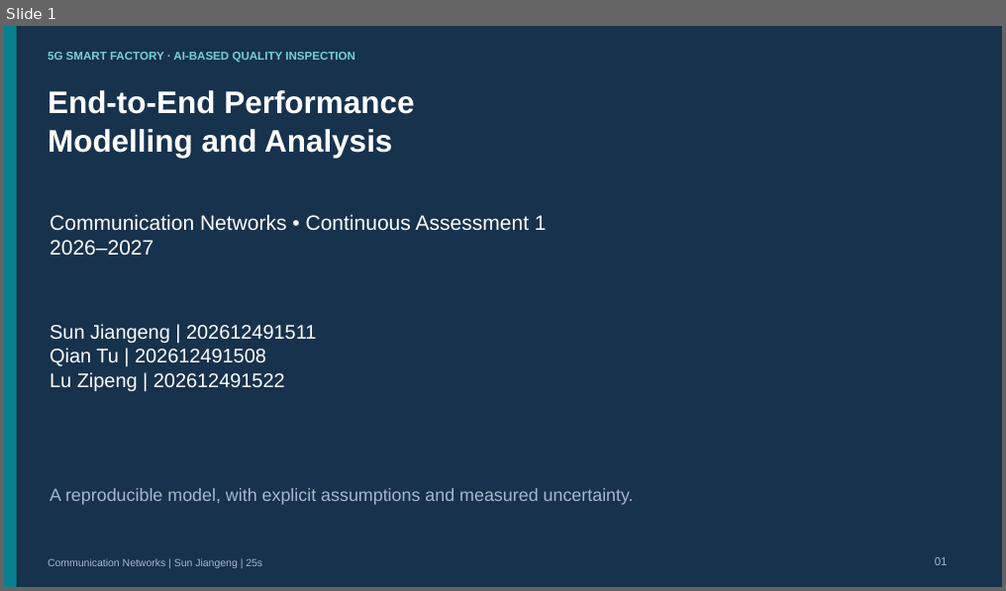
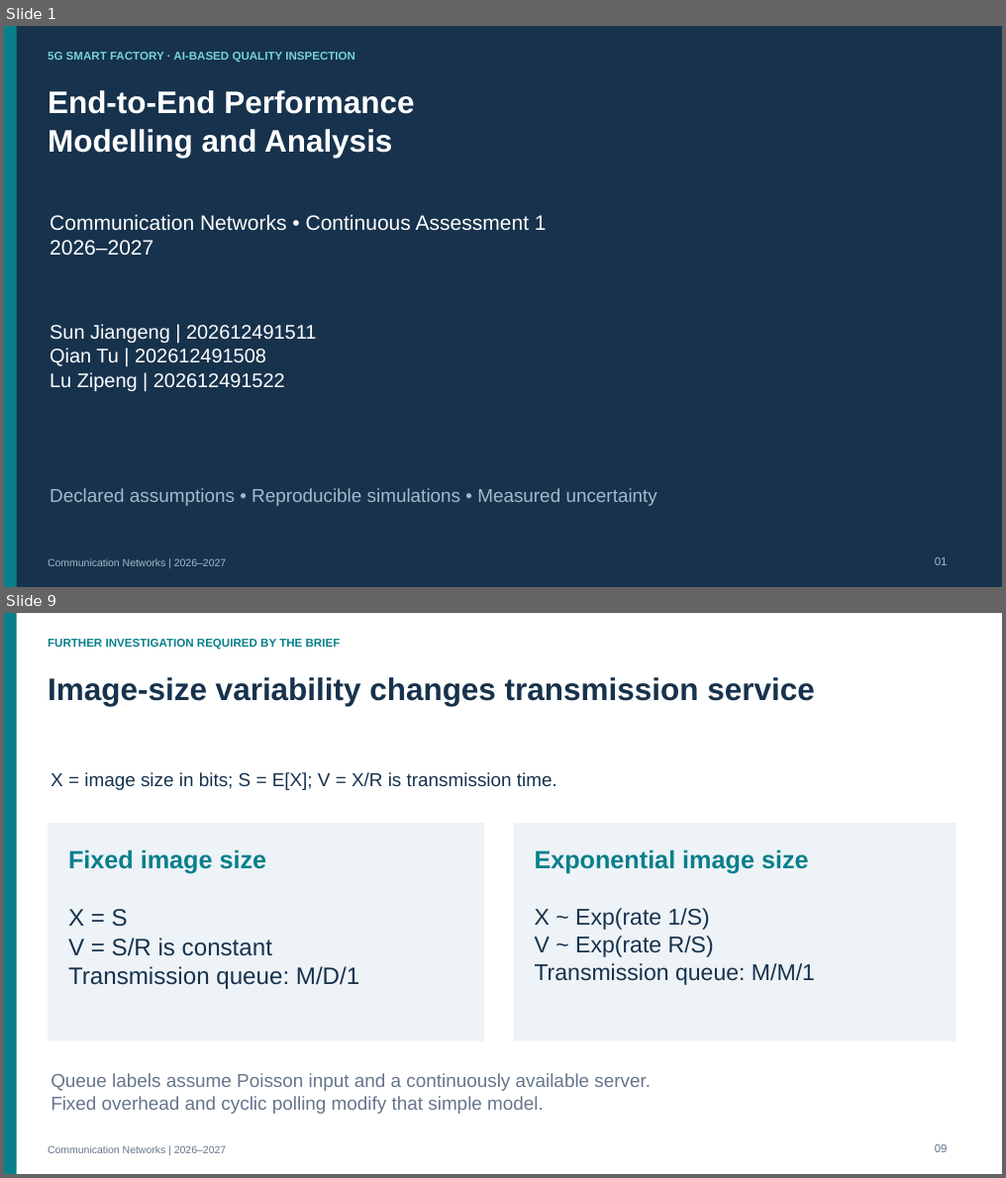
Before and after one commit to thelu260325/-, a slide deck: deliverables/communication_networks_2026_project/project/slides/Communication_Networks_Presentation.pptx. Shown one above the other, each under a label of ours: slide 1 before the commit, slides 1 and 9 after it; the slides between them are not shown. The pictures are 1006x591 and 1006x1178 pixels, drawn with LibreOffice and Linux fonts; fonts in the diff are those of the drawing. Boxes give left, top, right and bottom in pixels: in the first picture for what was removed or moved away, otherwise in the second. Text is boxed around its words. In the diff, an @@ line names an element or a change of style, - is before the commit and + after.

Commit message:
Review communication networks presentation and speaking script

```diff
--- a/deliverables/communication_networks_2026_project/project/slides/Communication_Networks_Presentation.pptx
+++ b/deliverables/communication_networks_2026_project/project/slides/Communication_Networks_Presentation.pptx
@@ slide 9 added at bbox=[4, 613, 1002, 1174], background #FFFFFF @@
@@ rectangle added at bbox=[4, 613, 17, 1174], fill #087F8C @@
@@ text added at bbox=[48, 639, 341, 650], 11 pt, text #087F8C, bold @@
+FURTHER INVESTIGATION REQUIRED BY THE BRIEF
@@ text added at bbox=[48, 677, 815, 706], 30 pt, text #17324D, bold @@
+Image-size variability changes transmission service
@@ text added at bbox=[51, 772, 557, 790], 18 pt, text #17324D @@
+X = image size in bits; S = E[X]; V = X/R is transmission time.
@@ rectangle added at bbox=[48, 823, 484, 1042], fill #EDF3F6 @@
@@ text added at bbox=[68, 850, 267, 874], 24 pt, text #087F8C, bold @@
+Fixed image size
@@ rectangle added at bbox=[514, 823, 957, 1042], fill #EDF3F6 @@
@@ text added at bbox=[535, 850, 809, 874], 24 pt, text #087F8C, bold @@
+Exponential image size
@@ text added at bbox=[68, 909, 359, 989], 23 pt, text #17324D @@
+X = S
+V = S/R is constant
+Transmission queue: M/D/1
@@ text added at bbox=[535, 908, 815, 985], 22 pt, text #17324D @@
+X ~ Exp(rate 1/S)
+V ~ Exp(rate R/S)
+Transmission queue: M/M/1
@@ text added at bbox=[51, 1073, 650, 1114], 18 pt, text #65758B @@
+Queue labels assume Poisson input and a continuously available server.
+Fixed overhead and cyclic polling modify that simple model.
@@ text added at bbox=[48, 1146, 226, 1154], 10 pt, text #65758B @@
+Communication Networks | 2026–2027
@@ text added at bbox=[935, 1145, 947, 1153], 11 pt, text #65758B @@
+09
@@ slide 1 changed as well @@
@@ rectangle at bbox=[4, 26, 1002, 587]: shadow off @@
@@ text at bbox=[50, 488, 657, 506]: text changed; size 17 to 18 pt @@
-A reproducible model, with explicit assumptions and measured uncertainty.
+Declared assumptions • Reproducible simulations • Measured uncertainty
@@ text at bbox=[48, 559, 226, 567]: text changed @@
-Communication Networks | Sun Jiangeng | 25s
+Communication Networks | 2026–2027
```
Also in this commit, not shown: 7 other slides changed, 6 other slides added, 6 slides removed, 26 other files.
